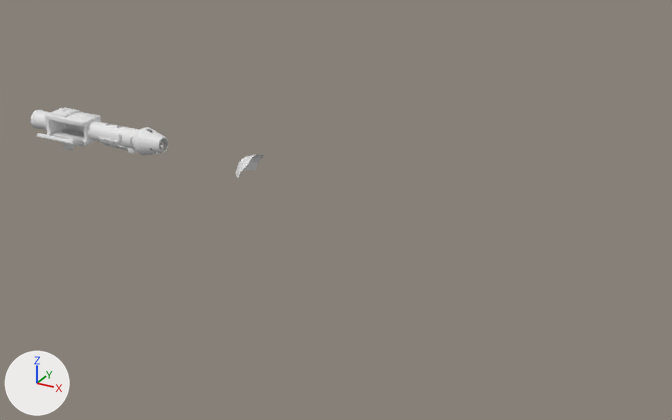
The FBX model hud/hud.rocketlauncher.pack/rocketlauncher-hud.fbx: old version first, new version second.
Camera for both pictures: a 50 mm camera at (3.45, -3.59, 1.66) aimed at (1.45, 0.05, -0.16). The lights are fixed; the arrows at lower left show +X, +Y and +Z. Where no turn or scale is listed for an object, it has been applied to the vertices. Vertices at the same position are counted once.

Names of what the first picture shows: 'obj_rocketlauncher', 'obj_smoke'.
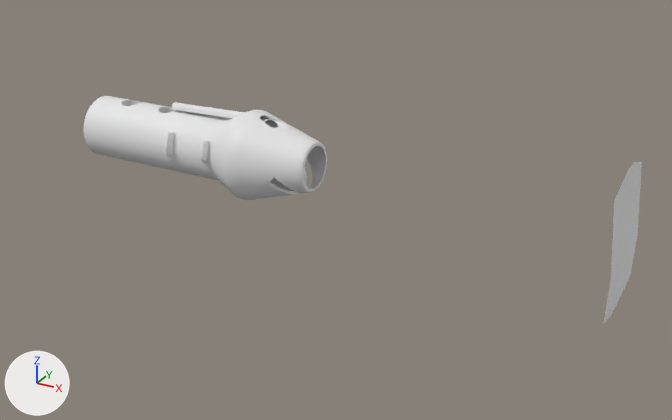
Changed parts and their boxes [x1, y1, x2, y2] in the pictures (672 x 420 px; the box of a moved part takes in the faces that stretch with it):
```json
{"object": "obj_rocketlauncher", "change": "reshaped", "before": [31, 107, 168, 155], "after": [84, 96, 327, 200], "on screen": "77% wider, 114% taller"}
{"object": "obj-flame-front", "change": "added", "after": [603, 162, 642, 324]}
{"object": "obj-fire2", "change": "added", "after": [172, 102, 245, 118]}
{"object": "obj_smoke", "change": "deleted", "before": [236, 155, 264, 179]}
{"object": "obj_fire", "change": "mesh rescaled", "after": [261, 119, 277, 124], "on screen": "not visible before"}
{"part": 1, "of": "me_mesh_rocketlauncher", "change": "moved or reshaped", "before": [119, 134, 122, 141], "after": [165, 132, 176, 155]}
{"part": 2, "of": "me_mesh_rocketlauncher", "change": "moved or reshaped", "before": [129, 137, 132, 143], "after": [201, 140, 210, 161]}
{"part": 3, "of": "me_mesh_rocketlauncher", "change": "moved or reshaped", "before": [93, 122, 168, 155], "after": [84, 96, 327, 200]}
{"part": 4, "of": "me_mesh_rocketlauncher", "change": "deleted", "before": [31, 107, 137, 154]}
```

The change, as JSON lines over the scene's bpy script:
```json
{"block": "me_mesh_fire", "where": "me_mesh_fire.from_pydata(...)  # 12 vertices, 6 faces; spans x 0.3317..0.3724, y -0.0249..0.0249, z 0.0562..0.0857"}
{"block": "me_mesh_fire", "where": "# used by ob_obj_fire; location = (0.0, 0.0, 0.0)"}
{"block": "me_mesh_fire", "change": "me_mesh_fire part 5: the whole mesh is scaled about the mesh origin by 3"}
{"block": "me_mesh_rocketlauncher", "where": "# used by ob_obj_rocketlauncher; location = (0.0, 0.0, 0.0)"}
{"op": "remove", "block": "me_mesh_rocketlauncher", "code": "me_mesh_rocketlauncher.from_pydata(...)  # 3899 vertices, 4228 faces; spans x -0.438..0.456, y -0.166..0.075, z -0.124..0.114"}
{"op": "add", "block": "me_mesh_rocketlauncher", "code": "me_mesh_rocketlauncher.from_pydata(...)  # 1377 vertices, 1736 faces; spans x 0.059..1.367, y -0.224..0.224, z -0.159..0.29"}
{"block": "me_mesh_rocketlauncher", "change": "me_mesh_rocketlauncher part 1: the loose piece of 24 vertices spanning x 0.197..0.216, y -0.069..-0.04, z 0.015..0.058 is scaled about the mesh origin by 3"}
{"block": "me_mesh_rocketlauncher", "change": "me_mesh_rocketlauncher part 2: the loose piece of 24 vertices spanning x 0.27..0.286, y -0.067..-0.042, z 0.019..0.055 is scaled about the mesh origin by 3"}
{"block": "me_mesh_rocketlauncher", "change": "me_mesh_rocketlauncher part 3: the loose piece of 1201 vertices spanning x 0.02..0.456, y -0.075..0.075, z -0.053..0.097 is scaled about the mesh origin by 3"}
{"block": "me_mesh_rocketlauncher", "change": "me_mesh_rocketlauncher part 4: 19 loose pieces with 2602 vertices, spanning x -0.438..0.282, y -0.166..0.068, z -0.124..0.114, are deleted"}
{"op": "add", "block": "me_mesh_flame_front", "code": ["me_mesh_flame_front = bpy.data.meshes.new('mesh-flame-front')", "me_mesh_flame_front.from_pydata([(2.832, -0.238, -0.256), (2.812, -0.238, 0.277), (2.832, 0.238, -0.256), (2.812, 0.238, 0.277), (2.835, -0.074, -0.079), (2.821, 0.048, -0.314), (2.813, 0.048, 0.34), (2.828, -0.238, 0.064), (2.828, 0.238, 0.064), (2.821, 0.075, 0.078), (2.822, -0.053, -0.314), (2.814, -0.053, 0.34), (2.83, -0.074, 0.078), (2.837, -0.238, -0.051), (2.829, 0.075, -0.079), (2.837, 0.238, -0.051)], [], [(10, 4, 14, 5), (9, 6, 3, 8), (0, 13, 4, 10), (5, 14, 15, 2), (12, 11, 6, 9), (4, 12, 9, 14), (14, 9, 8, 15), (13, 7, 12, 4), (7, 1, 11, 12)])"]}
{"op": "add", "block": "me_mesh_flame_back", "code": ["me_mesh_flame_back = bpy.data.meshes.new('mesh-flame-back')", "me_mesh_flame_back.from_pydata(...)  # 21 vertices, 12 faces; spans x 0.545..1.047, y -0.021..0.023, z 0.234..0.276"]}
{"op": "remove", "block": "ob_obj_smoke", "code": ["ob_obj_smoke = bpy.data.objects.new('obj_smoke', me_mesh_smoke)", "ob_obj_smoke.location = (0.0, 0.0, 0.0)"]}
{"op": "add", "block": "ob_obj_flame_front", "code": ["ob_obj_flame_front = bpy.data.objects.new('obj-flame-front', me_mesh_flame_front)", "ob_obj_flame_front.location = (0.0, 0.0, 0.0)"]}
{"op": "add", "block": "ob_obj_fire2", "code": ["ob_obj_fire2 = bpy.data.objects.new('obj-fire2', me_mesh_flame_back)", "ob_obj_fire2.location = (0.0, 0.0, 0.0)"]}
```
